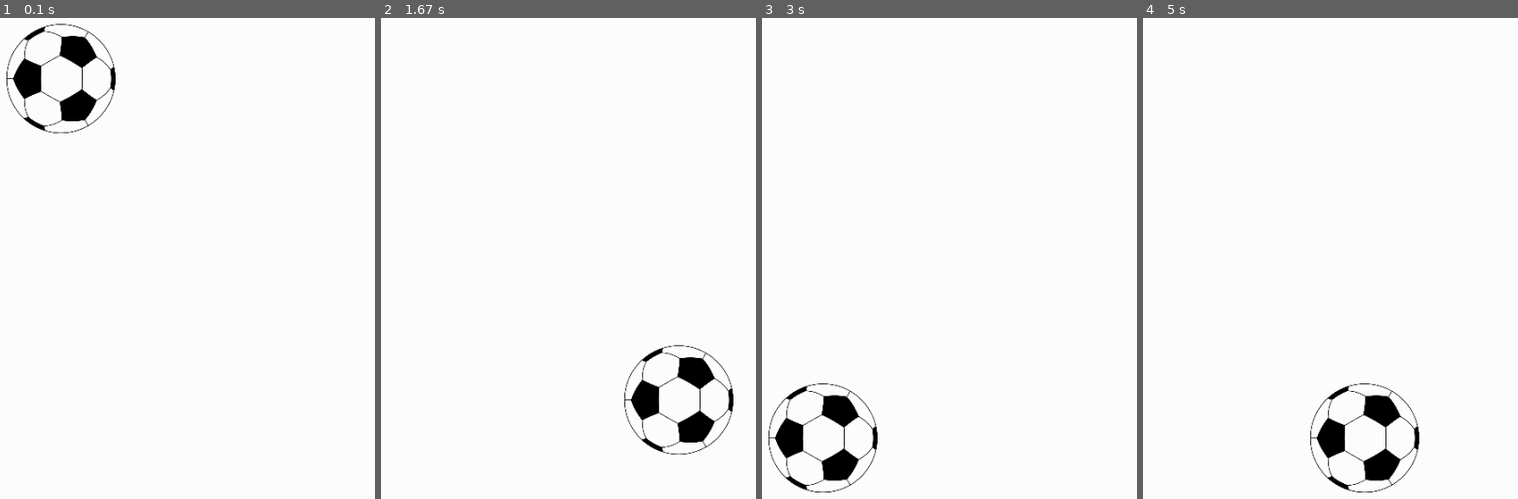
Above: before the commit, frames 1-4 (left to right).
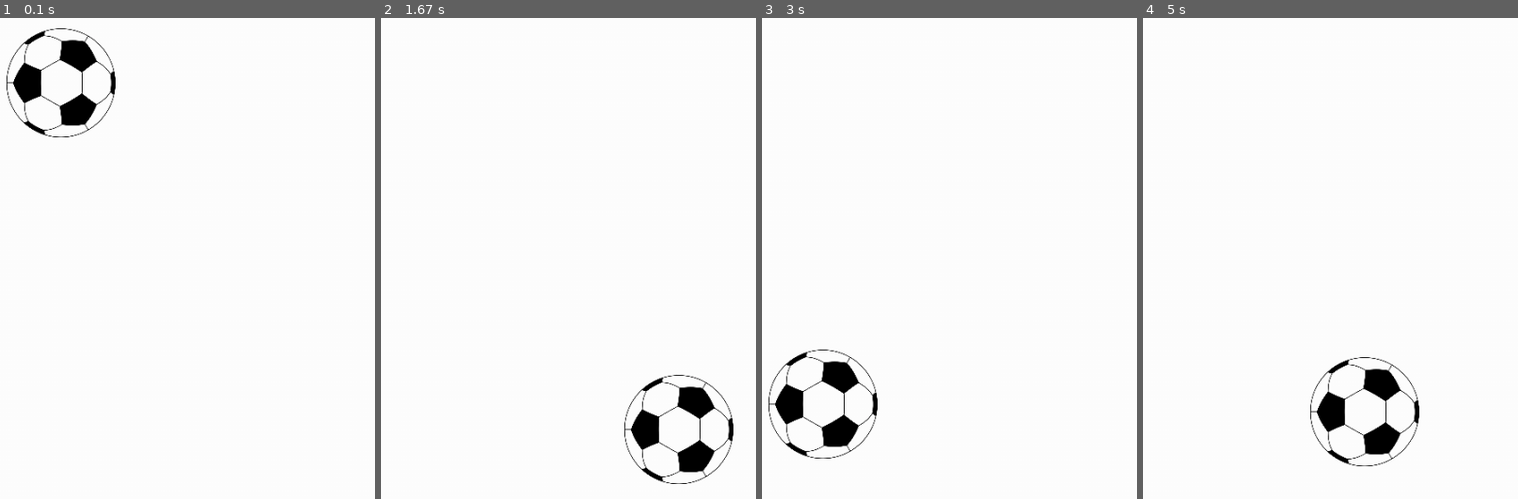
Above: after the commit, the same moments.

Repository: bhawesh2002/learning_path_to_PyGame
Game: pygame game, started from jumping obj/jumping_obj.py
The game is run twice, just before and just after one commit, with the same random seed, the same clock (stepped at 60 frames per second) and the same inputs.
Inputs:
- Up to frame 1 (0.1 s): no input
- Up to frame 2 (1.67 s): hold Right 0.33-0.8 s; hold Up 0.83-1.13 s; hold Right 1.17-1.63 s
- Up to frame 3 (3 s): hold Left 1.67-2.2 s; hold Left 2.23-2.63 s; hold Up from 2.67 s (still down)
- Up to frame 4 (5 s): release Up at 3.03 s; hold Right 3.07-3.7 s; hold Left 3.73-4.2 s; hold Right 4.23-4.7 s; hold Up from 4.73 s (still down)

The runs differ from the first frame. In frame 1, 1.6% of the frame differs, in the area x 1-31%, y 1-25%; in frame 2, 3.6%, in the area x 64-94%, y 67-97%; in frame 3, 3.6%; in frame 4, 3.5%.

Commit message:
add gravity to the ball

Diff:
--- a/jumping obj/jumping_obj.py
+++ b/jumping obj/jumping_obj.py
@@ -36,7 +36,9 @@
     if (pygame.key.get_pressed()[pygame.K_LEFT]):
         x_dir -= 5
     if(pygame.key.get_pressed()[pygame.K_UP]):
-        y_dir -= 5
+        y_dir -= 7
     if(y_dir < height - 150):
         y_dir += 5
+        if(y_dir < height/2):
+            y_dir += 1
     draw_screen()
